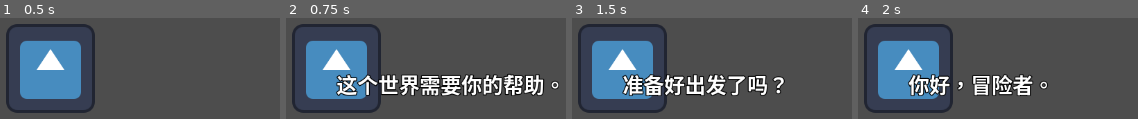
Above: before the commit, frames 1-4 (left to right).
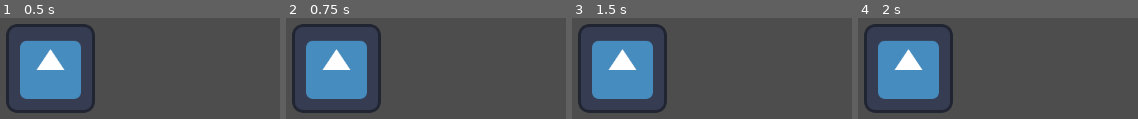
Above: after the commit, the same moments.

Repository: LiGameAcademy/laoli_dialogue_system
Game: Godot game, scene res://main.tscn
The game is run twice, just before and just after one commit, with the same random seed, the same clock (stepped at 60 frames per second) and the same inputs. The engine's default icon, where the game draws it, is replaced by a stand-in: a white triangle on a blue panel in a dark square.
Inputs:
- Up to frame 1 (0.5 s): no input
- Up to frame 2 (0.75 s): tap Enter (ui_accept) at 0.5 s; hold Enter (ui_accept) from 0.53 s (still down)
- Up to frame 3 (1.5 s): release Enter (ui_accept) at 1.28 s; tap Enter (ui_accept) at 1.35 s
- Up to frame 4 (2 s): tap Enter (ui_accept) at 1.52, 1.82 s

Frame 1 is identical in both runs. In frame 2, 11% of the frame differs, in the area x 17-98%, y 55-78%; in frame 3, 7.8%; in frame 4, 6.3%.

Commit message:
3 对话管理器

Diff:
--- /dev/null
+++ b/dialogue_manager.gd
@@ -0,0 +1,45 @@
+# dialogue_manager.gd
+extends Node
+
+# 用一个变量来存储解析后的对话数据
+var dialogue_data: Dictionary = {}
+
+# 游戏启动时，自动加载并解析JSON文件
+func _ready():
+	load_dialogue_file("res://dialogue.json")
+
+# 加载并解析指定的JSON文件
+func load_dialogue_file(path: String):
+	# 使用FileAccess安全地打开文件
+	var file = FileAccess.open(path, FileAccess.READ)
+	if not file:
+		print("Error: Failed to open dialogue file at path: ", path)
+		return
+
+	# 读取文件全部内容
+	var content = file.get_as_text()
+	# 使用JSON类来解析文本内容
+	var parse_result = JSON.parse_string(content)
+
+	# 解析失败会返回null，需要检查
+	if parse_result:
+		dialogue_data = parse_result
+		print("Dialogue file loaded and parsed successfully!")
+		# 打印出来看看，确认数据正确
+		# print(dialogue_data)
+	else:
+		print("Error: Failed to parse JSON file. Check for syntax errors in: ", path)
+
+# 对外提供一个开始对话的接口
+func start_dialogue(node_id: String):
+	# 检查请求的对话ID是否存在于我们的数据中
+	if dialogue_data.has(node_id):
+		print("Starting dialogue from node: ", node_id)
+		var node_data = dialogue_data[node_id]
+		var character = node_data.get("character", "旁白") # 使用.get()可以提供一个默认值，更安全
+		var text = node_data.get("text", "...")
+
+		# 现在，我们只是打印出来，下一课将把它显示在UI上
+		print(character, ": ", text)
+	else:
+		print("Error: Dialogue node not found: ", node_id)
--- a/player.gd
+++ b/player.gd
@@ -1,15 +1,5 @@
 # player.gd
 extends Sprite2D
-
-# 1. 将所有对话内容硬编码在一个数组里
-var dialogue_lines = [
-	"你好，冒险者。",
-	"这个世界需要你的帮助。",
-	"准备好出发了吗？"
-]
-
-# 2. 用一个变量来追踪当前说到第几句了
-var current_line_index = 0
 
 @onready var dialogue_label = $Label
 
@@ -17,25 +7,10 @@
 	# 游戏开始时，先隐藏对话框
 	dialogue_label.hide()
 
-# 3. 监听全局输入事件
+# 监听全局输入事件
 func _unhandled_input(event):
 	# 当玩家按下"ui_accept"键 (通常是回车或空格)
 	if event.is_action_pressed("ui_accept"):
-		# 第一次按下时，开始对话
-		if not dialogue_label.visible:
-			dialogue_label.show()
-			# 显示第一句对话
-			dialogue_label.text = dialogue_lines[current_line_index]
-			current_line_index += 1
-			return
-
-		# 如果对话还在进行中
-		if current_line_index < dialogue_lines.size():
-			# 显示下一句对话
-			dialogue_label.text = dialogue_lines[current_line_index]
-			current_line_index += 1
-		else:
-			# 对话已结束
-			dialogue_label.hide()
-			# 重置，以便下次可以重新开始对话
-			current_line_index = 0
+		# 直接通过全局名称调用DialogueManager
+		# 我们把要开始的对话ID作为参数传进去
+		DialogueManager.start_dialogue("village_chief_start")
--- a/project.godot
+++ b/project.godot
@@ -15,6 +15,10 @@
 config/features=PackedStringArray("4.4", "Mobile")
 config/icon="res://icon.svg"
 
+[autoload]
+
+DialogueManager="*res://dialogue_manager.gd"
+
 [rendering]
 
 renderer/rendering_method="mobile"
Not shown, added: dialogue_manager.gd.uid
